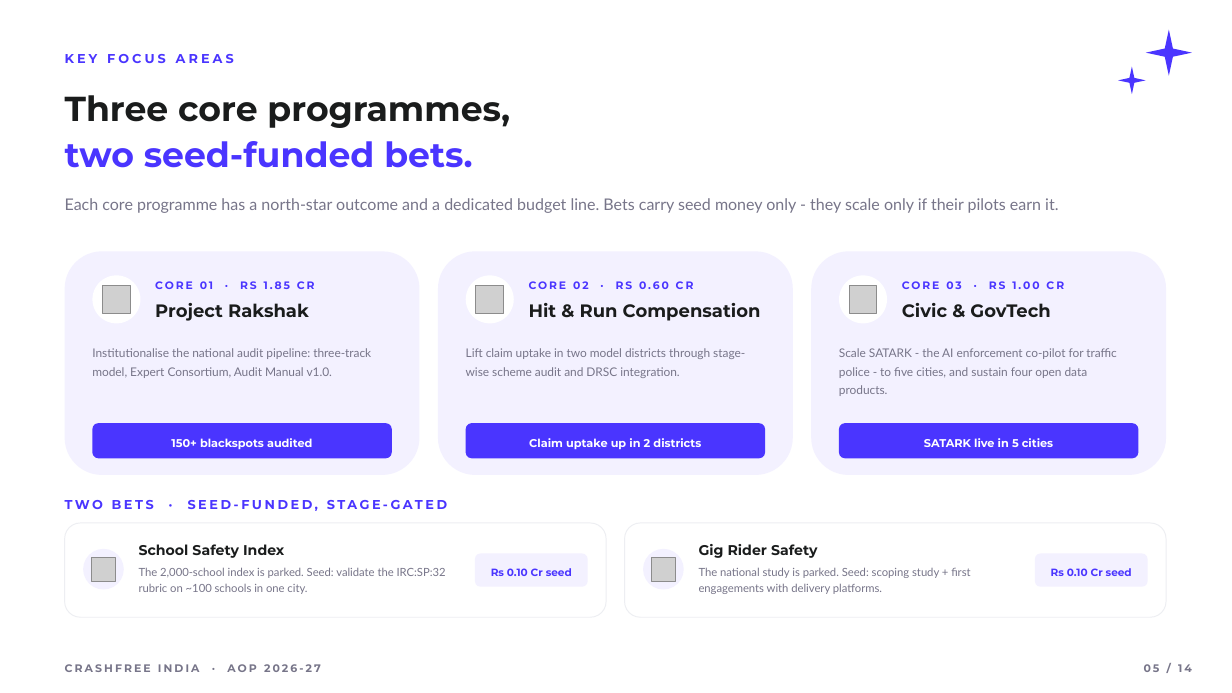
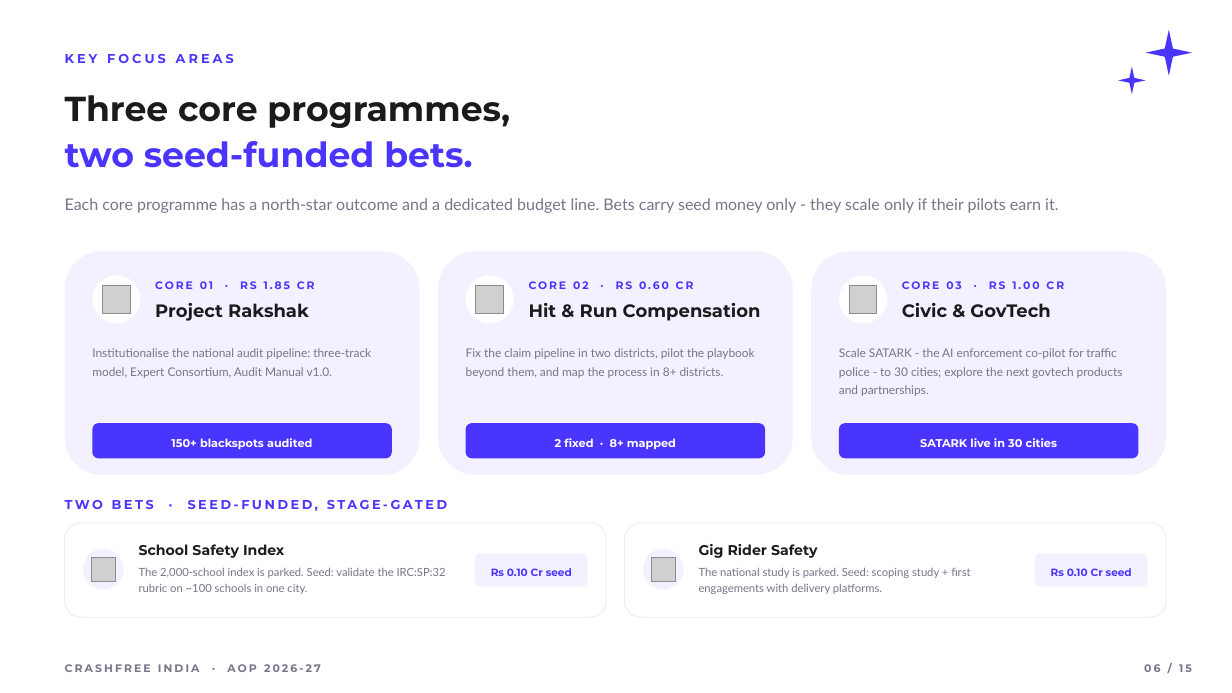
Before and after one commit to akhtar-cfi/personal-random-builds, a slide deck: slide 6 of aop-2026-27/CFI_AOP_2026-27.pptx (slide 5 before the commit). Drawn at 1232x693 pixels with LibreOffice and Linux fonts; fonts in the diff are those of the drawing; grey boxes stand for pictures. Boxes give left, top, right and bottom in pixels: in the first picture for what was removed or moved away, otherwise in the second. Text is boxed around its words. In the diff, an @@ line names an element or a change of style, - is before the commit and + after.

```diff
--- a/aop-2026-27/CFI_AOP_2026-27.pptx
+++ b/aop-2026-27/CFI_AOP_2026-27.pptx
@@ text at (466, 348, 754, 378): text changed @@
-Lift claim uptake in two model districts through stage-wise scheme audit and DRSC integration.
+Fix the claim pipeline in two districts, pilot the playbook beyond them, and map the process in 8+ districts.
@@ text at (839, 348, 1123, 396): text changed @@
-Scale SATARK - the AI enforcement co-pilot for traffic police - to five cities, and sustain four open data products.
+Scale SATARK - the AI enforcement co-pilot for traffic police - to 30 cities; explore the next govtech products and partnerships.
@@ text at (555, 438, 676, 449): text changed @@
-Claim uptake up in 2 districts
+2 fixed · 8+ mapped
@@ text at (920, 438, 1057, 447): text changed @@
-SATARK live in 5 cities
+SATARK live in 30 cities
@@ text at (1144, 664, 1192, 672): text changed @@
-05 / 14
+06 / 15
```
Also in this commit, not shown: 12 other slides changed, 1 slide added, 5 other files.
